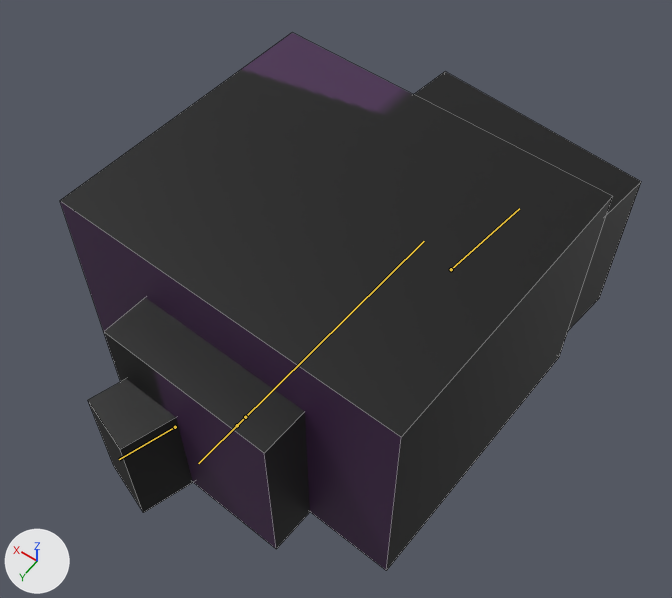
Two versions of the Blender file models/endermite.blend, one commit apart.
One viewpoint serves both versions: a 50 mm camera at (-1.16, 1.5, 2.7) aimed at (-0.1, 0.01, 0.36). Arrows for +X, +Y and +Z are at lower left; the lights stay in place. Both versions are drawn at frame 5 of the action 'ArmatureAction'; the numbers are the values there. The bones that bend it are drawn over the model as lines. Mesh edges are drawn as thin lines.

In view in the first picture: 'backbody', 'body', 'head', 'tail'.
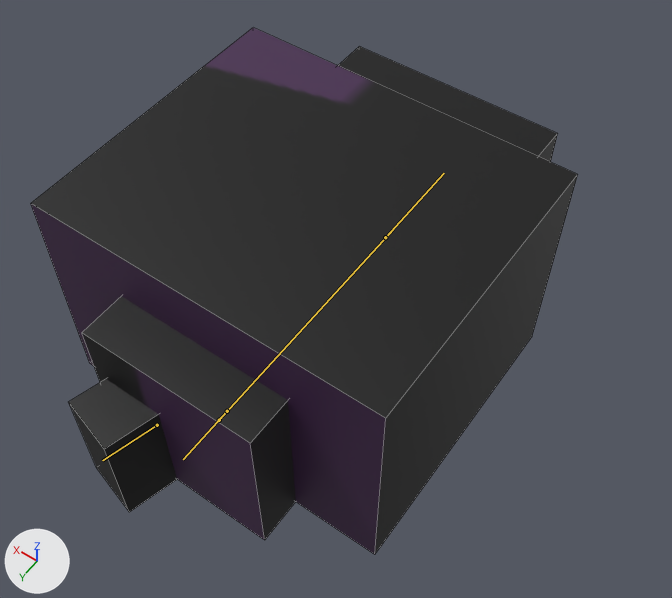
The change, as JSON lines over the scene's bpy script:
```json
{"block": "bone_body", "where": "bone_body = bpy.data.objects['Armature'].pose.bones['body']"}
{"op": "set", "path": "bone_body.location", "old": "(-0.06, 0.018, 0.0)", "new": "(0.0, 0.0, 0.0)"}
{"op": "set", "path": "bone_body.rotation_quaternion", "old": "(0.999, 0.0, 0.0, 0.032)", "new": "(1.0, 0.0, 0.0, 0.0)", "note": "degrees (0, 0, 4) -> degrees (0, 0, 0)"}
{"block": "bone_head", "where": "bone_head = bpy.data.objects['Armature'].pose.bones['head']  # child of 'body'"}
{"op": "set", "path": "bone_head.location", "old": "(-0.154, -0.053, 0.0)", "new": "(0.0, -0.056, 0.0)"}
{"op": "set", "path": "bone_head.rotation_quaternion", "old": "(0.999, 0.0, 0.0, 0.035)", "new": "(1.0, 0.0, 0.0, 0.0)", "note": "degrees (0, 0, 4) -> degrees (0, 0, 0)"}
```

Where the change shows, as pixel boxes (x1, y1, x2, y2) in the pictures (672 x 598 px):
```json
{"object": "body", "change": "posed", "before": [60, 33, 613, 570], "after": [31, 28, 578, 554]}
{"object": "backbody", "change": "posed", "before": [104, 298, 310, 549], "after": [82, 296, 296, 540]}
{"object": "head", "change": "posed", "before": [414, 72, 641, 329], "after": [338, 46, 558, 162]}
{"object": "tail", "change": "posed", "before": [88, 379, 193, 512], "after": [69, 379, 177, 512]}
{"bone": "body", "before": "(237, 425) to (424, 241)", "after": "(219, 420) to (393, 229)"}
{"bone": "head", "before": "(451, 269) to (519, 208)", "after": "(385, 237) to (444, 173)"}
```
